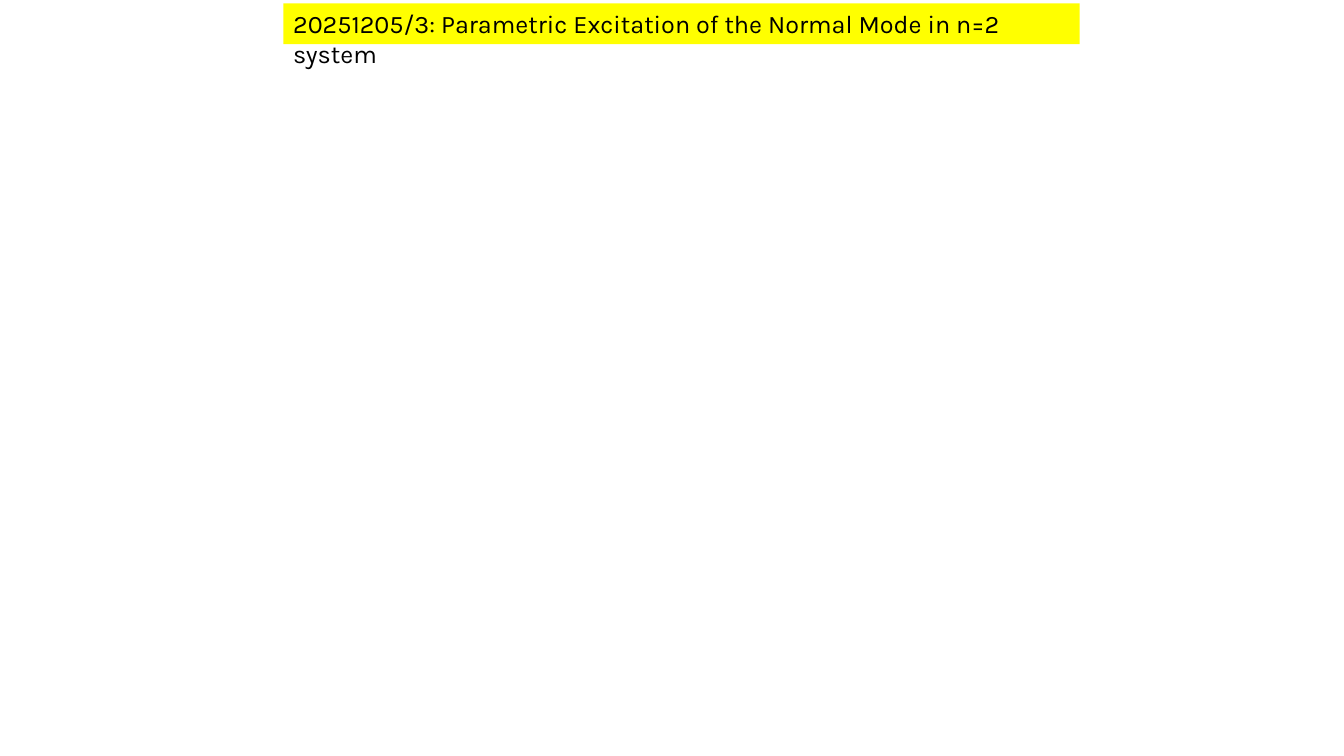
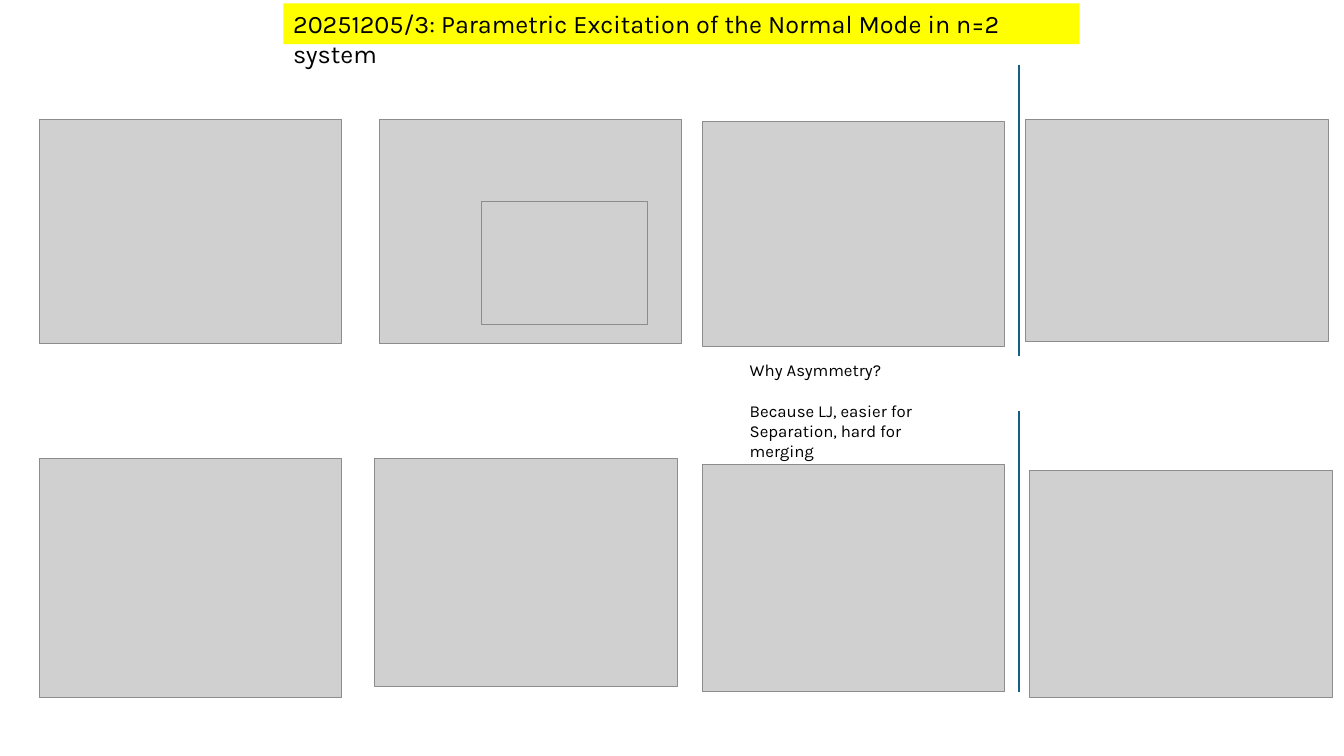
Before and after one commit to XinyunLiuX/Synchronized-Pulsating-Particles, a slide deck: slide 6 of Sync Pulsating Particles.pptx. Drawn at 1344x756 pixels with LibreOffice and Linux fonts; fonts in the diff are those of the drawing; grey boxes stand for pictures. Boxes give left, top, right and bottom in pixels: in the first picture for what was removed or moved away, otherwise in the second. Text is boxed around its words. In the diff, an @@ line names an element or a change of style, - is before the commit and + after.

```diff
--- a/Sync Pulsating Particles.pptx
+++ b/Sync Pulsating Particles.pptx
@@ line added from (1019, 75) to (1019, 356), #156082 1.5 pt @@
@@ line added from (1019, 65) to (1019, 346), #156082 1.5 pt @@
@@ picture added at [39,119,342,344] @@
@@ picture added at [379,119,682,344] @@
@@ picture added at [1026,119,1329,342] @@
@@ picture added at [703,122,1005,347] @@
@@ picture added at [482,202,648,326] @@
@@ text added at [750,364,912,461], 12 pt, text #000000 @@
+Why Asymmetry?
+Because LJ, easier for
+Separation, hard for merging
@@ line added from (1019, 410) to (1019, 692), #156082 1.5 pt @@
@@ picture added at [39,459,342,698] @@
@@ picture added at [375,459,678,687] @@
@@ picture added at [703,465,1005,693] @@
@@ picture added at [1030,471,1333,699] @@
```
Also in this commit, not shown: 3 other slides changed, 6 other files.
